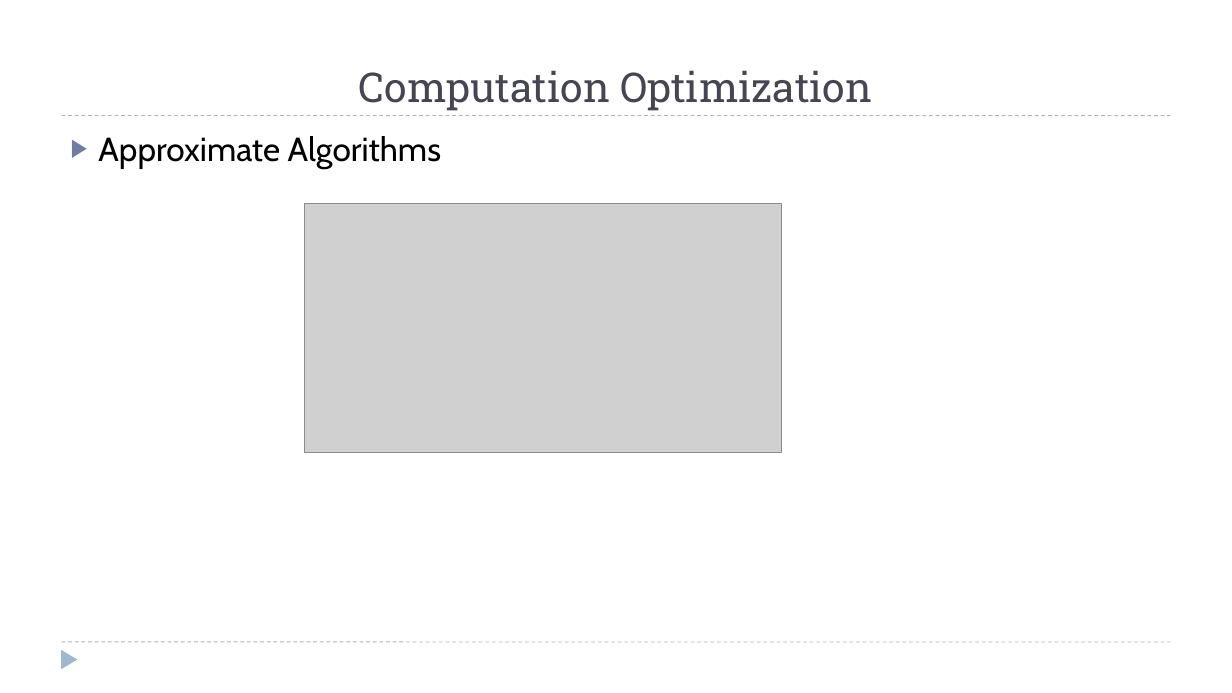
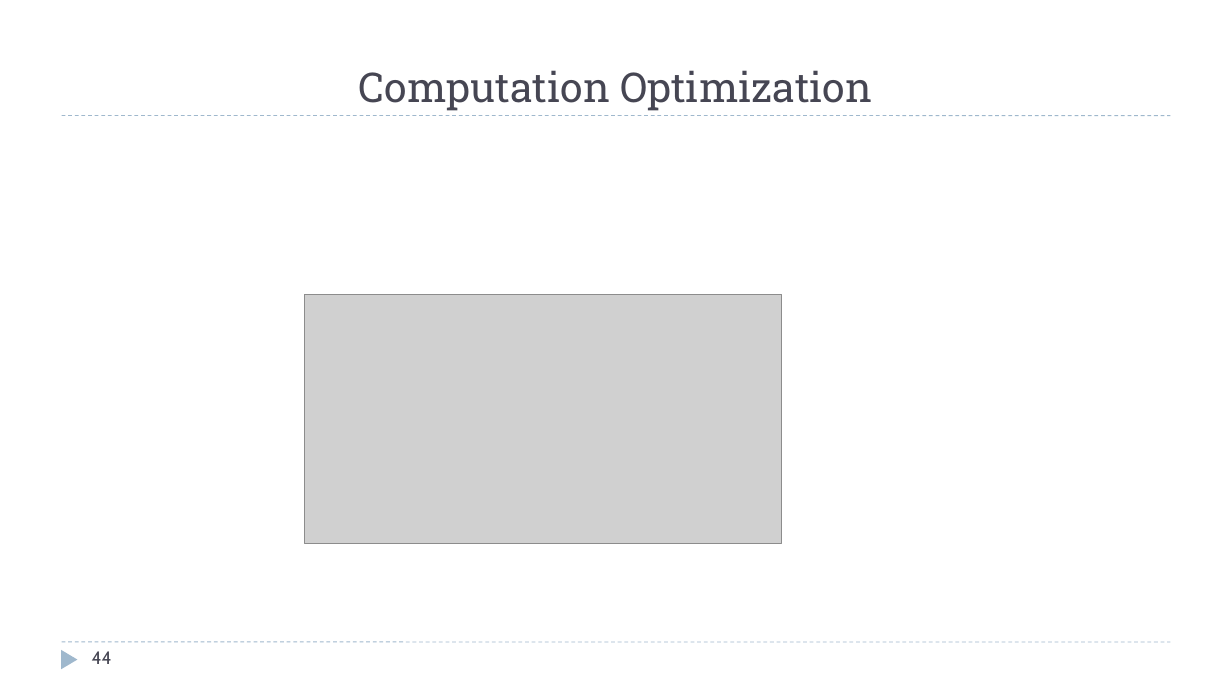
Before and after one commit to zixiaojindao/time-series-survey, a slide deck: slide 44 of slide/tsdm.pptx (slide 45 before the commit). Drawn at 1232x693 pixels with LibreOffice and Linux fonts; fonts in the diff are those of the drawing; grey boxes stand for pictures. Boxes give left, top, right and bottom in pixels: in the first picture for what was removed or moved away, otherwise in the second. Text is boxed around its words. In the diff, an @@ line names an element or a change of style, - is before the commit and + after.

```diff
--- a/slide/tsdm.pptx
+++ b/slide/tsdm.pptx
@@ text removed at box(98, 136, 441, 169) @@
-▶ Approximate Algorithms
@@ picture: place and size @@
-picture at box(304, 203, 782, 453)
+picture at box(304, 294, 782, 543)
@@ page number added at box(92, 651, 112, 664), 14 pt, text #464653 @@
+44
```
Also in this commit, not shown: 61 other slides changed, 1 slide added, 1 slide removed.
